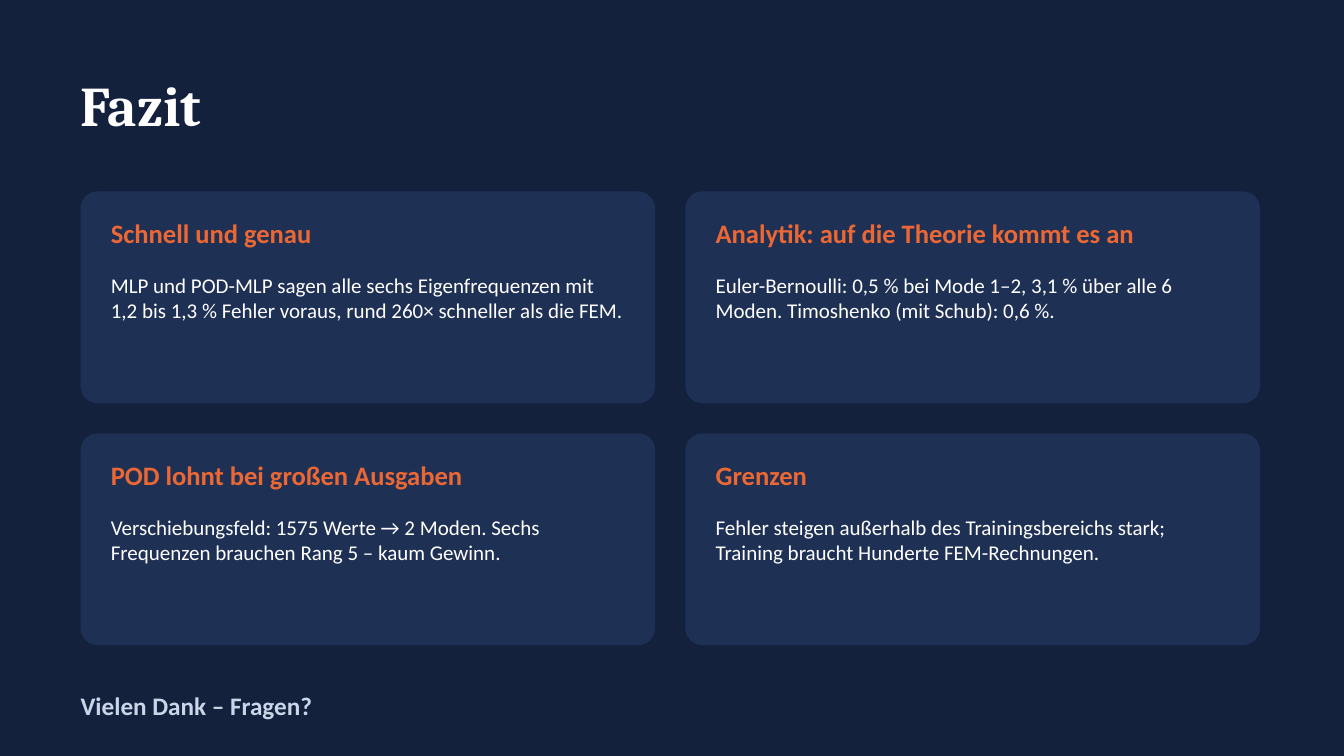
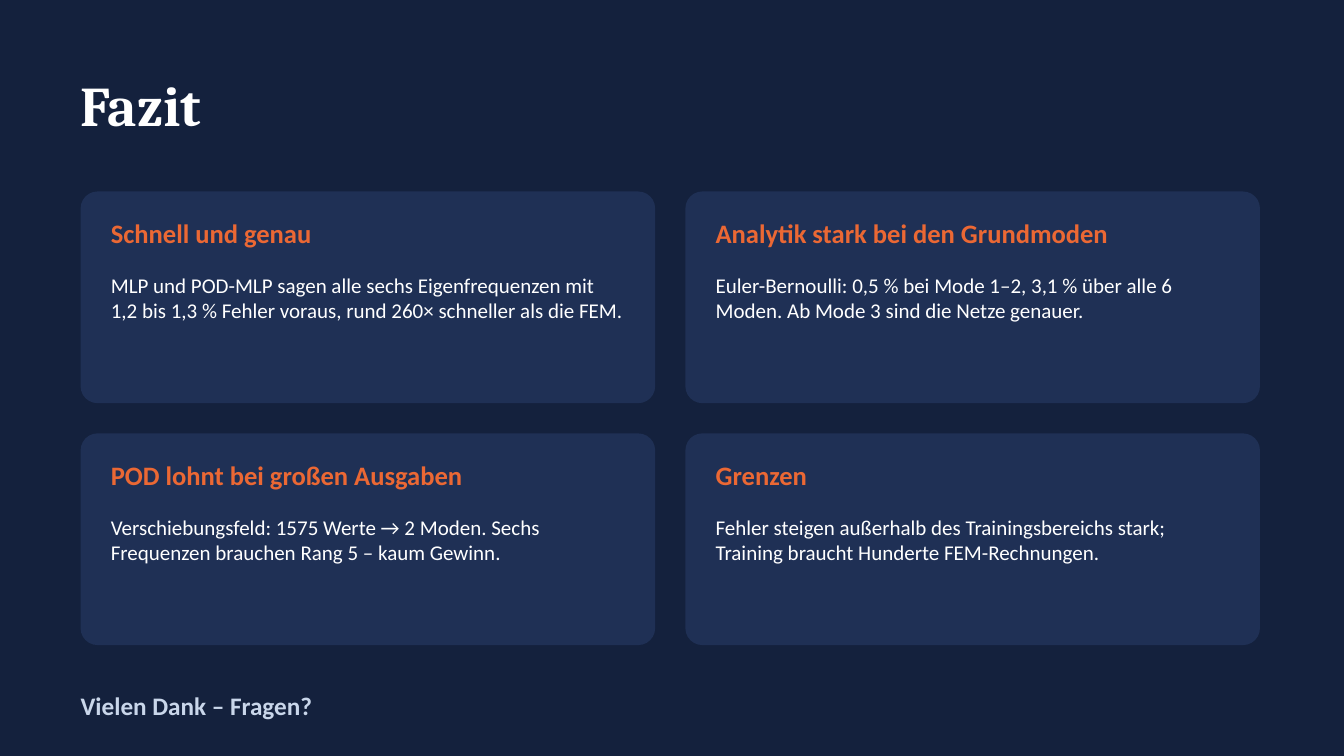
Before and after one commit to mircobuck/Seminar-I---Neuronale-Netz-als-Ersatzmodell-fuer-strukturmechanische-Berechnung, a slide deck: slide 8 of Praesentation/Vortrag_MLP_POD-MLP_v2.pptx. Drawn at 1344x756 pixels with LibreOffice and Linux fonts; fonts in the diff are those of the drawing. Boxes give left, top, right and bottom in pixels: in the first picture for what was removed or moved away, otherwise in the second. Text is boxed around its words. In the diff, an @@ line names an element or a change of style, - is before the commit and + after.

```diff
--- a/Praesentation/Vortrag_MLP_POD-MLP_v2.pptx
+++ b/Praesentation/Vortrag_MLP_POD-MLP_v2.pptx
@@ text at (716, 224, 1108, 247): text changed @@
-Analytik: auf die Theorie kommt es an
+Analytik stark bei den Grundmoden
@@ text at (716, 278, 1172, 322): text changed @@
-Euler-Bernoulli: 0,5 % bei Mode 1–2, 3,1 % über alle 6 Moden. Timoshenko (mit Schub): 0,6 %.
+Euler-Bernoulli: 0,5 % bei Mode 1–2, 3,1 % über alle 6 Moden. Ab Mode 3 sind die Netze genauer.
```
Also in this commit, not shown: 1 other slide changed, 3 other files.
